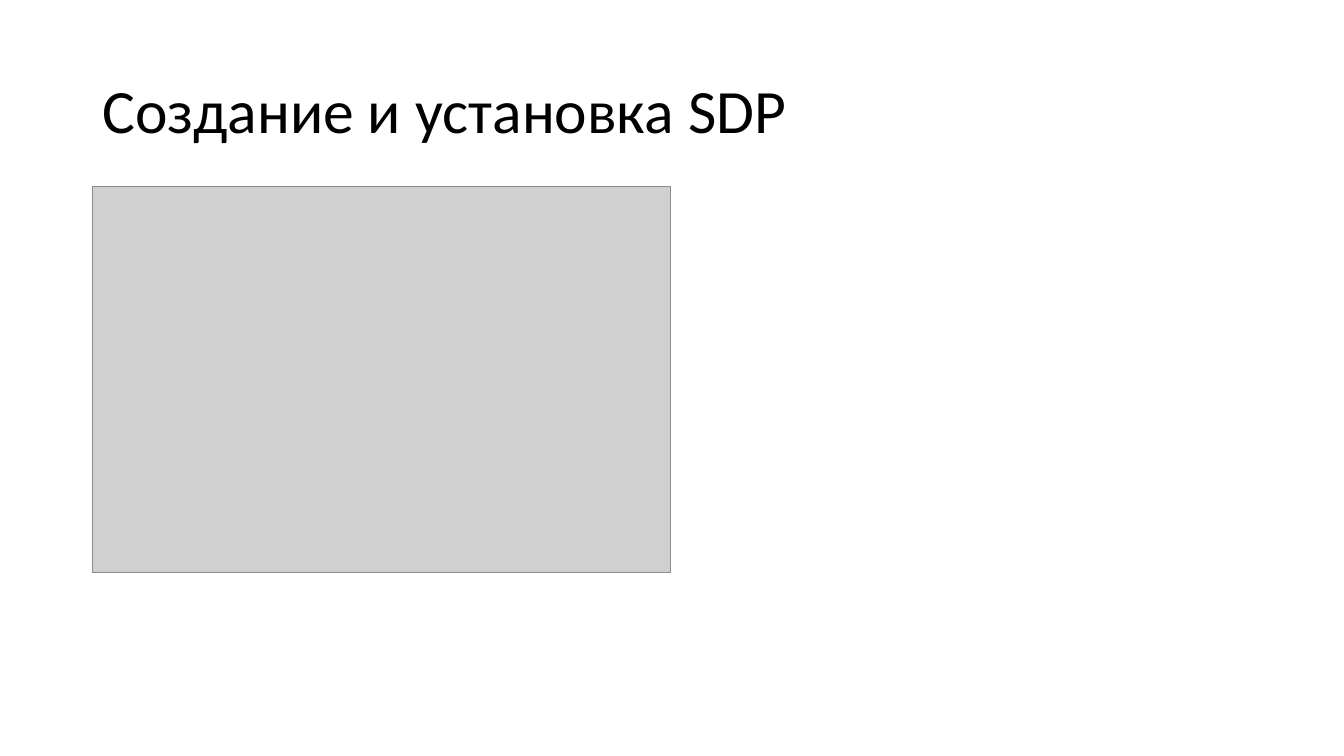
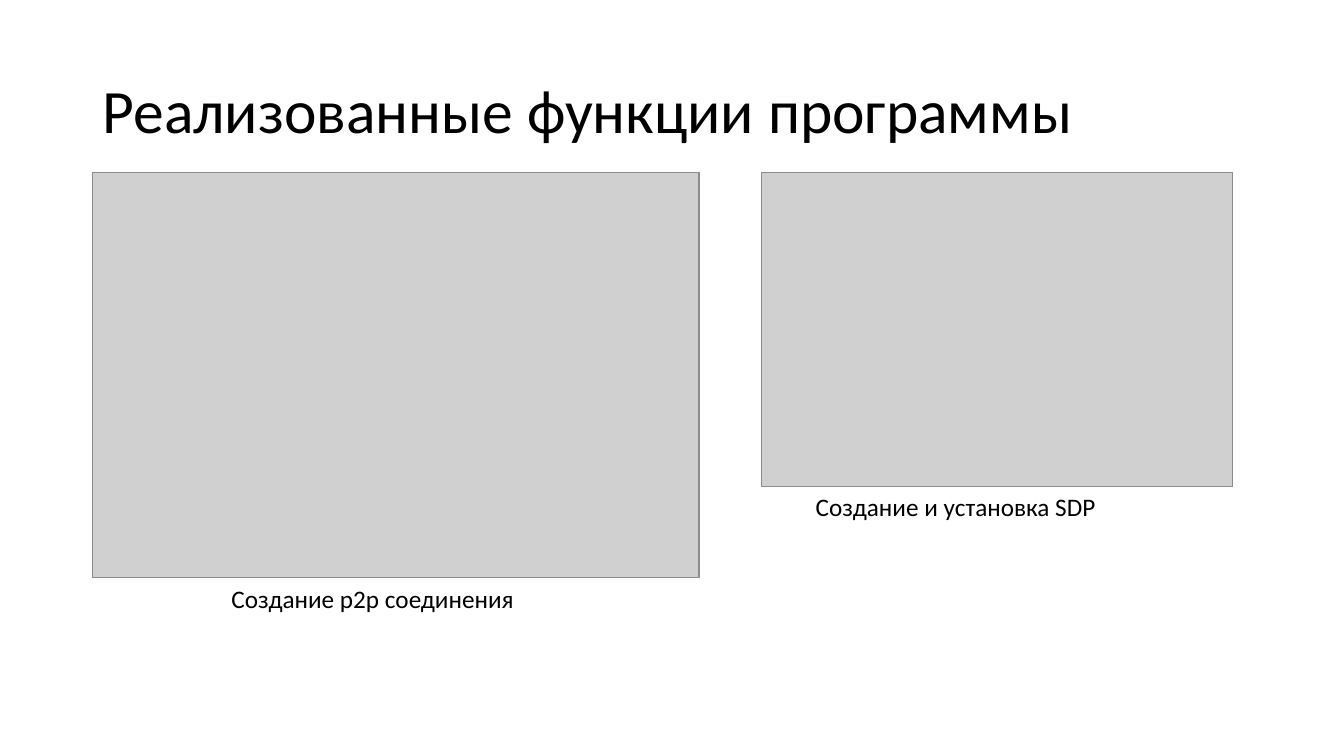
Before and after one commit to vladstarikov88/diploma, a slide deck: slide 15 of presentation.pptx (slide 16 before the commit). Drawn at 1344x756 pixels with LibreOffice and Linux fonts; fonts in the diff are those of the drawing; grey boxes stand for pictures. Boxes give left, top, right and bottom in pixels: in the first picture for what was removed or moved away, otherwise in the second. Text is boxed around its words. In the diff, an @@ line names an element or a change of style, - is before the commit and + after.

```diff
--- a/presentation.pptx
+++ b/presentation.pptx
@@ title at (102, 91, 1072, 143): text changed @@
-Создание и установка SDP
+Реализованные функции программы
@@ picture added at (93, 172, 700, 578) @@
@@ picture: place and size @@
-picture at (93, 187, 670, 573)
+picture at (762, 172, 1233, 487)
@@ text added at (816, 499, 1095, 520), 18 pt, text #000000 @@
+Создание и установка SDP
@@ text added at (231, 591, 514, 612), 18 pt, text #000000 @@
+Создание p2p соединения
```
Also in this commit, not shown: 6 other slides changed, 10 slides added, 10 slides removed, 4 other files.
